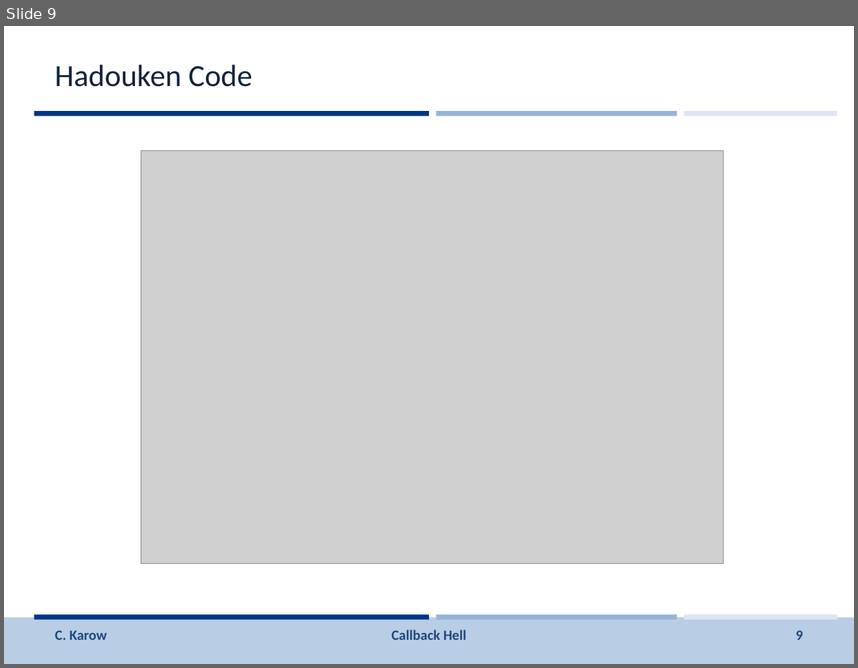
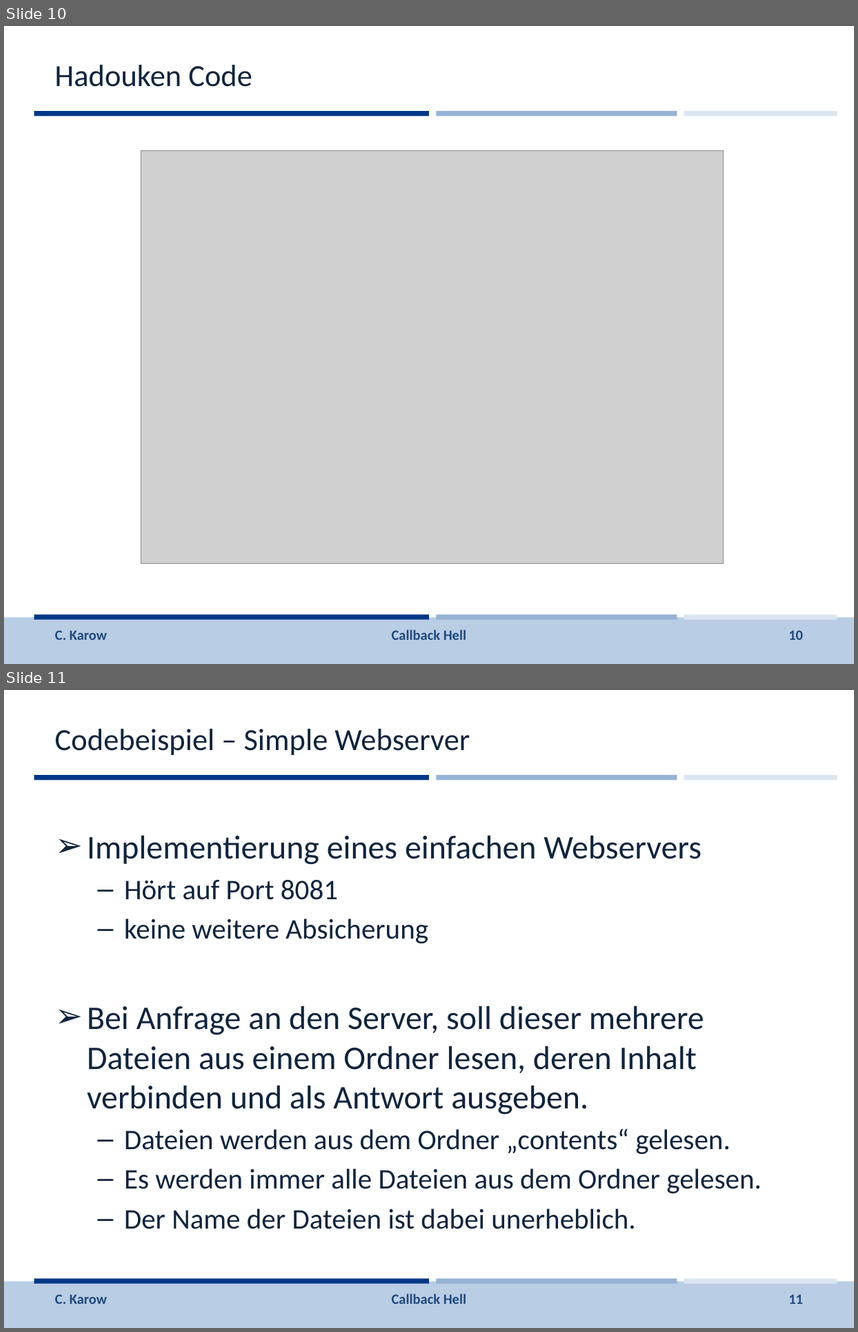
Before and after one commit to johbra/Reaktive-Programmierung, a slide deck: Vorlesung/Folien/CallbackHell.pptx. Shown one above the other, each under a label of ours: slide 9 before the commit, slides 10 and 11 after it. The pictures are 858x668 and 858x1332 pixels, drawn with LibreOffice and Linux fonts; fonts in the diff are those of the drawing; grey boxes stand for pictures; background and template pictures are left out. Boxes give left, top, right and bottom in pixels: in the first picture for what was removed or moved away, otherwise in the second. Text is boxed around its words. In the diff, an @@ line names an element or a change of style, - is before the commit and + after.

```diff
--- a/Vorlesung/Folien/CallbackHell.pptx
+++ b/Vorlesung/Folien/CallbackHell.pptx
@@ slide 11 added at (4,690,854,1328), background #FFFFFF; not listed: 7 template elements that a slide beside it also shows @@
@@ title added at (55,729,470,756), 26 pt, text #0F243E @@
+Codebeispiel – Simple Webserver
@@ text added at (87,835,762,1229), 24 pt, text #0F243E @@
+➢ Implementierung eines einfachen Webservers
+  – Hört auf Port 8081
+  – keine weitere Absicherung
+➢ Bei Anfrage an den Server, soll dieser mehrere Dateien aus einem Ordner lesen, deren Inhalt verbinden und als Antwort ausgeben.
+  – Dateien werden aus dem Ordner „contents“ gelesen.
+  – Es werden immer alle Dateien aus dem Ordner gelesen.
+  – Der Name der Dateien ist dabei unerheblich.
@@ text added at (55,1294,107,1303), 12 pt, text #1F497D @@
+C. Karow
@@ text added at (392,1293,466,1303), 12 pt, text #1F497D @@
+Callback Hell
@@ page number added at (789,1294,803,1303), 12 pt, text #1F497D @@
+11
@@ what was slide 9 is now slide 10 @@
@@ page number at (789,630,803,639): text changed @@
-9
+10
```
Also in this commit, not shown: 7 slides changed, 10 other slides added, 3 other files.
